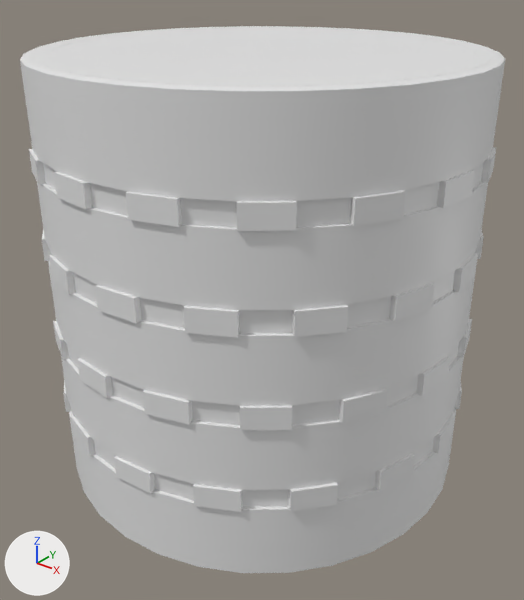
Before and after pictures for a commit that changed the FBX model Assets/Models/CyllinderBuilding.fbx.
Rendered twice from a 50 mm lens placed at (4.4, -5.59, 4.73), pointed at (0.08, -0.18, 1.38). Every picture has the same lights, and +X, +Y and +Z are marked at lower left. The picture after the commit comes second.
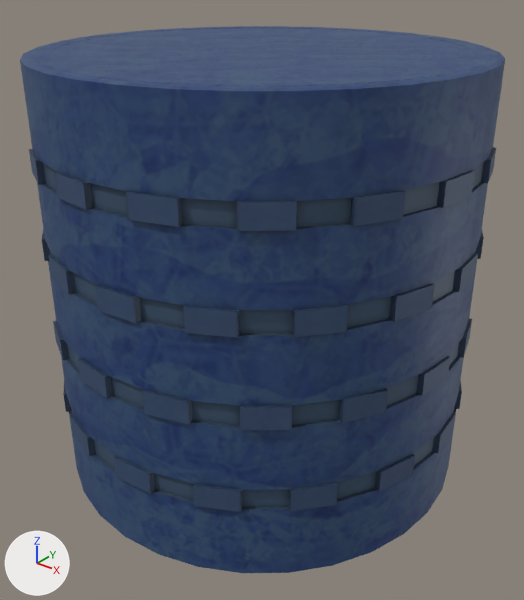
The change, as a list of edits to the scene's bpy script:
```text
Add img_cyllinder_png:
    img_cyllinder_png = load_image('Cyllinder.png', 'textures/Cyllinder.png', 2048, 2048, 'sRGB')
Add mat_baked:
    mat_baked = principled_material('Baked')
    mat_baked.texture = img_cyllinder_png  # with its transparency
    mat_baked.roughness = 0.558
Change me_cylinder_001:
    where me_cylinder_001.from_pydata(...)  # 1105 vertices, 1088 faces; spans x -2.18..2.19, y -2.19..2.19, z -2.64..1.71
    add me_cylinder_001.materials.append(mat_baked)  # picture img_cyllinder_png
```

Boxes (x1, y1, x2, y2) around the edits, measured in the pictures (524 x 600 px):
'Cylinder.015', recoloured (white to blue)
    both: (20, 26, 505, 573)
